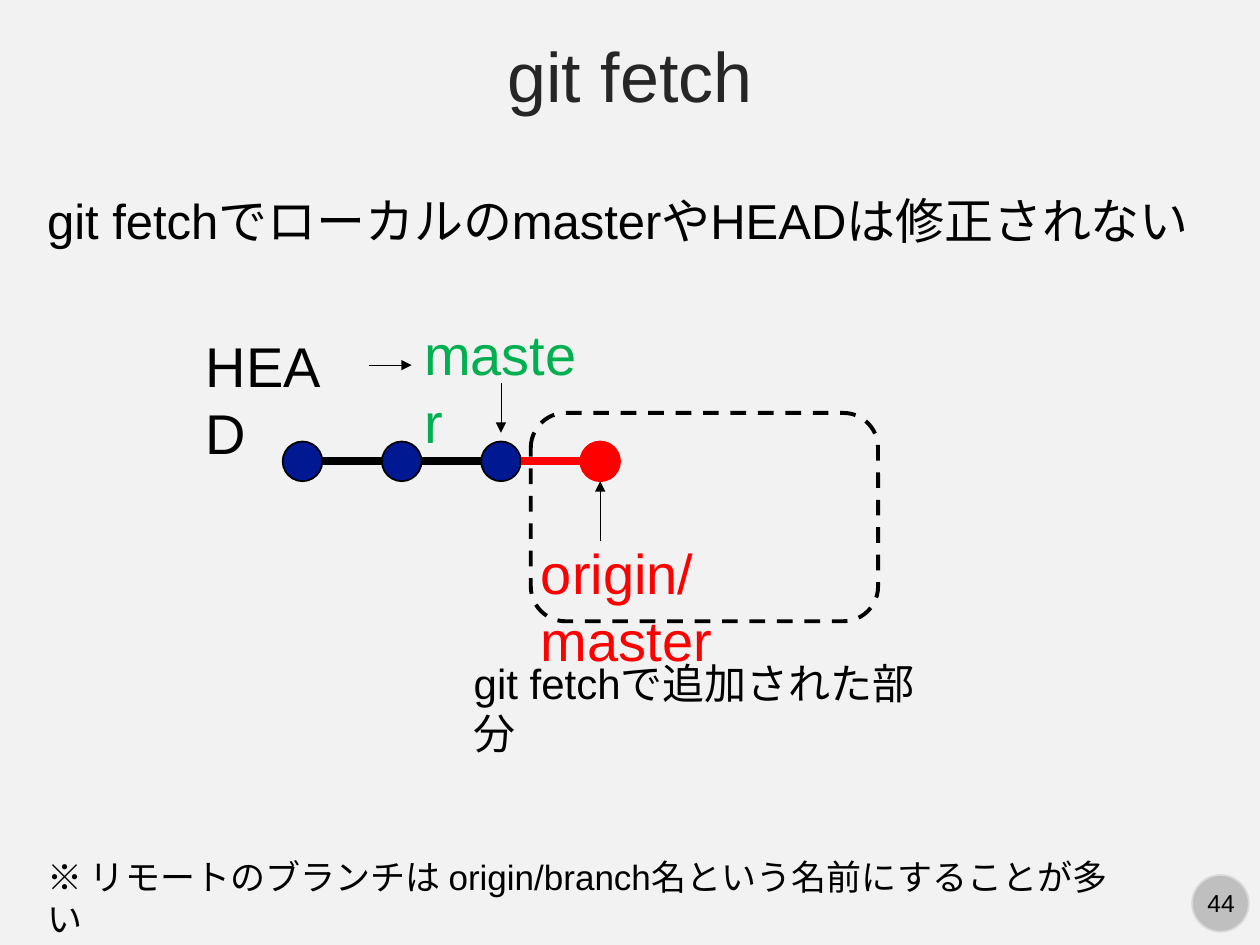
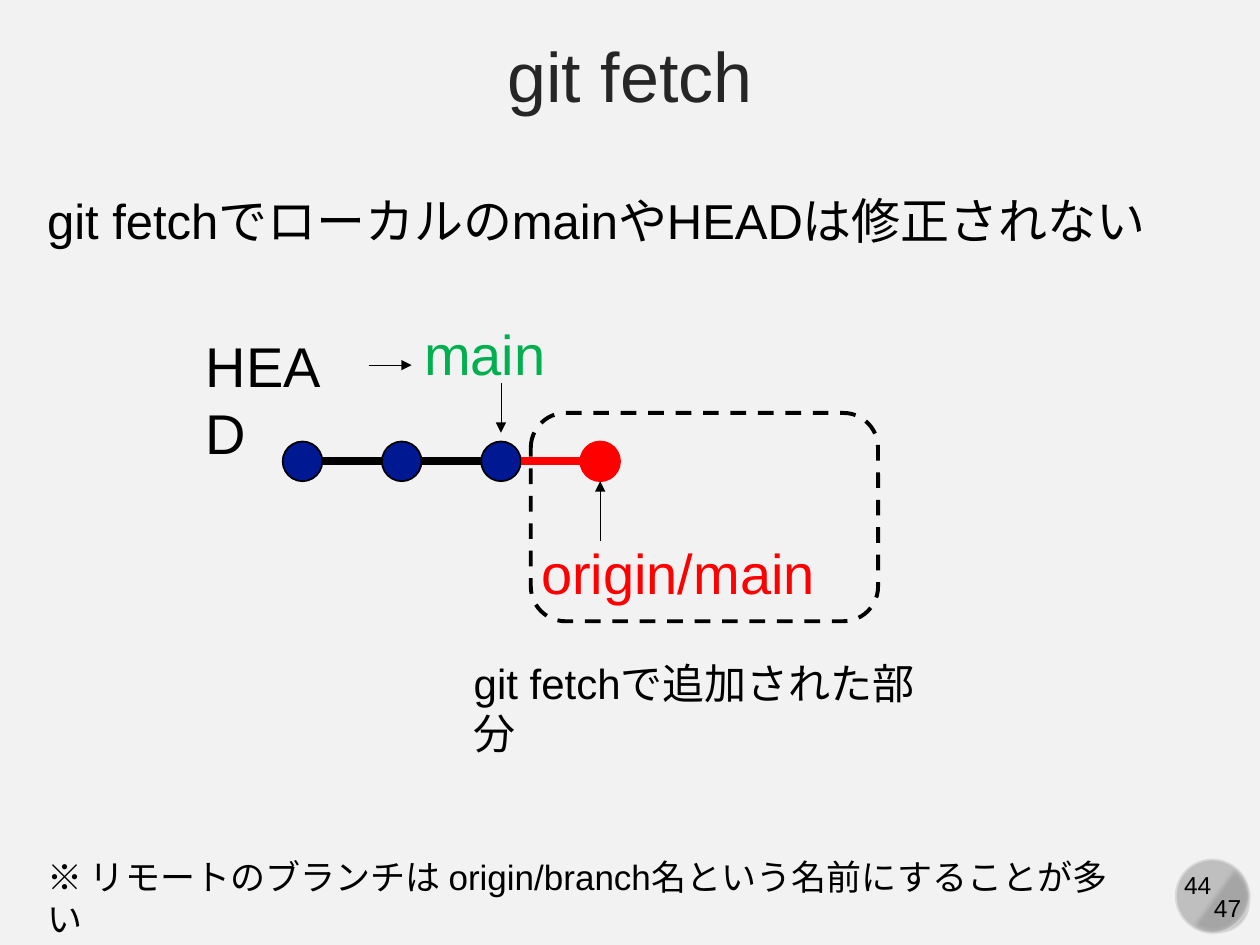
Before and after one commit to kaityo256/lab_startup, a slide deck: slide 44 of git/fig/start_git.pptx. Drawn at 1260x945 pixels with LibreOffice and Linux fonts; fonts in the diff are those of the drawing. Boxes give left, top, right and bottom in pixels: in the first picture for what was removed or moved away, otherwise in the second. Text is boxed around its words. In the diff, an @@ line names an element or a change of style, - is before the commit and + after.

```diff
--- a/git/fig/start_git.pptx
+++ b/git/fig/start_git.pptx
@@ text at bbox=[47, 201, 1145, 249]: text changed @@
-git fetchでローカルのmasterやHEADは修正されない
+git fetchでローカルのmainやHEADは修正されない
@@ text at bbox=[424, 334, 545, 386]: text changed @@
-master
+main
@@ text at bbox=[541, 553, 815, 604]: text changed @@
-origin/master
+origin/main
@@ chord (boxed as its full ellipse) added at bbox=[1166, 848, 1260, 944], fill #A6A6A6 @@
@@ ellipse added at bbox=[1176, 859, 1249, 932], fill #BFBFBF, outline #D9D9D9 1 pt @@
@@ page number added at bbox=[1207, 893, 1234, 917], 14 pt, text #000000 @@
+44
@@ text added at bbox=[1214, 900, 1241, 923], 14 pt, text #000000 @@
+47
```
Also in this commit, not shown: 46 other slides changed, 1 other file.
